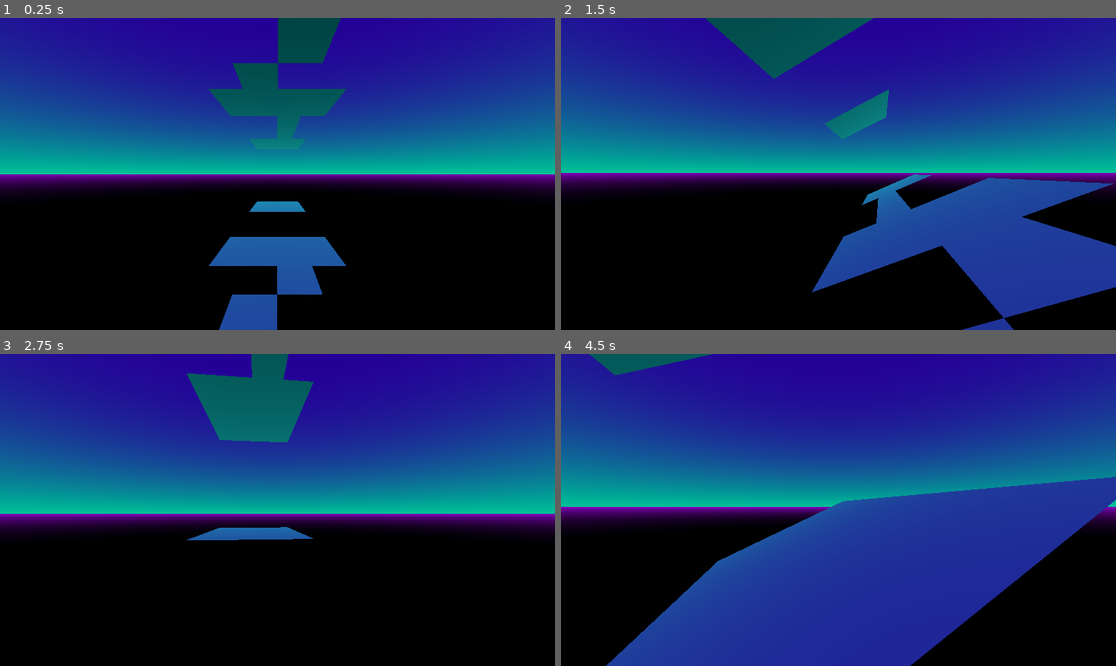
Above: before the commit, frames 1-4 (two rows, left to right).
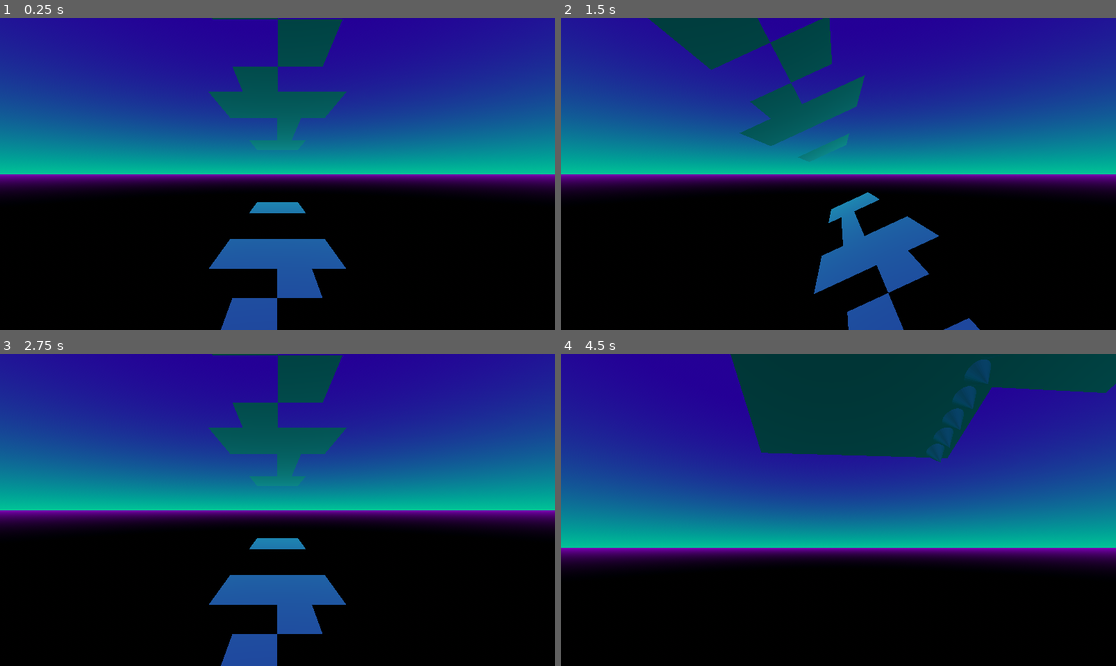
Above: after the commit, the same moments.

Repository: william-v4/flippyflippy
Game: Godot game, scene res://main.tscn
Same seed, same stepped clock (60 frames per second), same inputs: the game is played once before the commit and once after it.
Inputs (mouse positions are in pixels of both pictures, inside the frame that each line leads up to):
- Up to frame 1 (0.25 s): no input
- Up to frame 2 (1.5 s): move the mouse to (866, 174) at 0.52 s; hold Space (jump) 0.53-1.28 s; hold W (move_forward) from 0.53 s (still down); click (866, 174) at 0.67 s; move the mouse to (810, 174) at 1.27 s; tap E (action_key_a) at 1.35 s; click (810, 174) at 1.42 s
- Up to frame 3 (2.75 s): keep holding W (move_forward); tap Space (jump) at 1.52, 1.55, 1.82 s; move the mouse to (288, 503) at 2.02 s; hold Space (jump) from 2.03 s (still down); click (288, 503) at 2.17 s
- Up to frame 4 (4.5 s): move the mouse to (832, 516) at 2.77 s; release Space (jump) at 2.78 s; tap E (action_key_a) at 2.85, 4.35 s; click (832, 516) at 2.92 s; tap Space (jump) at 3.02, 3.05, 3.32 s; move the mouse to (877, 513) at 3.52 s; hold Space (jump) 3.53-4.28 s; click (877, 513) at 3.67 s; tap Escape (pause, bound only before the commit) at 4.15 s; move the mouse to (672, 463) at 4.27 s; release W (move_forward) at 4.28 s; hold A (move_left) from 4.28 s (still down); click (672, 463) at 4.42 s

The runs differ from the first frame. In frame 1, 1.3% of the frame differs, in the area x 37-63%, y 0-100%; in frame 2, 20%; in frame 3, 14%; in frame 4, 78%, in the area x 0-100%, y 0-100%.

Commit message:
Make pause default on start and the escape key pause/resume

Diff:
--- a/godotproject/player.gd
+++ b/godotproject/player.gd
@@ -37,8 +37,8 @@
 
 func _ready():
 	velocity = Vector3.ZERO
-	# capture the mouse cursor
-	Input.mouse_mode = Input.MOUSE_MODE_CAPTURED
+	# pause the game at the start
+	paused = true
 
 func calculate_ground_velocity(delta : float):
 	# Determine the velocity of target_velocity on the x and z axis, respectively.
@@ -120,11 +120,11 @@
 		target_velocity["y"] = 0
 
 	# If the player is on the ground and presses the jump action key, begin a jump.
-	if (Input.is_action_pressed("jump") == true) and (is_on_floor() == true):
+	if (Input.is_action_pressed("jump") and is_on_floor()):
 		target_acceleration["y"] = applied_normal_acceleration_scalar["y"]
 
 	# If the player continues to press the "jump" action after starting the jump from the floor, lower the (scalar) acceleration due to gravity to provide the player more time in the air.
-	if  (Input.is_action_pressed("jump") == true) and (is_on_floor() == false) and (target_velocity["y"] > 0):
+	if  (Input.is_action_pressed("jump") and is_on_floor() and (target_velocity["y"] > 0)):
 		target_acceleration["y"] = (-(gravity_acceleration_scalar)) + lower_gravity_scalar
 
 	if (abs((target_acceleration["y"] * delta) + target_velocity["y"]) > max_velocity_scalar["y"]):
@@ -133,22 +133,22 @@
 		target_velocity["y"] = (target_acceleration["y"] * delta) + target_velocity["y"]
 
 func checklookingup():
-	if $Pivot/Marker3D.rotation_degrees.x >= 60:
+	if ($Pivot/Marker3D.rotation_degrees.x >= 60):
 		lookingup = true
 
 # pausing the game and capturing/releasing the cursor
 func pauser():
-	if !paused and Input.is_action_just_pressed("pause"):
+	if (Input.is_action_just_pressed("return") and !paused):
+		Input.mouse_mode = Input.MOUSE_MODE_VISIBLE
 		paused = true
-		Input.mouse_mode = Input.MOUSE_MODE_VISIBLE
-	if paused and Input.is_mouse_button_pressed(MOUSE_BUTTON_LEFT):
+	elif (Input.is_action_just_pressed("return") and paused):
+		Input.mouse_mode = Input.MOUSE_MODE_CAPTURED
 		paused = false
-		Input.mouse_mode = Input.MOUSE_MODE_CAPTURED
 
 # runs whenever input is received
 func _unhandled_input(event):
 	# camera movement with mouse
-	if event is InputEventMouseMotion and !paused:
+	if (event is InputEventMouseMotion and !paused):
 		# rotate the player left and right
 		rotate_y(-deg_to_rad(event.relative.x) * mousesensx)
 		# rotate camera up and down
@@ -159,12 +159,15 @@
 # runs continuously
 func _physics_process(delta):
 	pauser()
+	print("paused is: " + str(paused))
+	print("return just being pressed is: " + str(Input.is_action_just_pressed("return")))
+	print("")
+	print("")
 
-	if !paused:
+	if (!paused):
 		calculate_ground_velocity(delta)
 		calculate_y_velocity(delta)
 
-		print(str(rad_to_deg(rotation.y)))
 
 		# Apply the target velocity to the velocity variable to be used by move_and_slide(),
 		#	taking into account the player's rotation.
@@ -175,8 +178,5 @@
 		if Input.is_action_just_pressed("action_key_a"):
 			flip_platforms.emit()
 
-		#print(str((-(target_velocity["x"]) / delta) * delta))
-		#print(str(target_velocity))
-		# stop movement when paused
 		move_and_slide()
 		checklookingup()
--- a/godotproject/project.godot
+++ b/godotproject/project.godot
@@ -53,7 +53,7 @@
 , Object(InputEventKey,"resource_local_to_scene":false,"resource_name":"","device":-1,"window_id":0,"alt_pressed":false,"shift_pressed":false,"ctrl_pressed":false,"meta_pressed":false,"pressed":false,"keycode":0,"physical_keycode":4194325,"key_label":0,"unicode":0,"echo":false,"script":null)
 ]
 }
-pause={
+return={
 "deadzone": 0.5,
 "events": [Object(InputEventKey,"resource_local_to_scene":false,"resource_name":"","device":-1,"window_id":0,"alt_press …(182 unchanged characters)…
 ]
